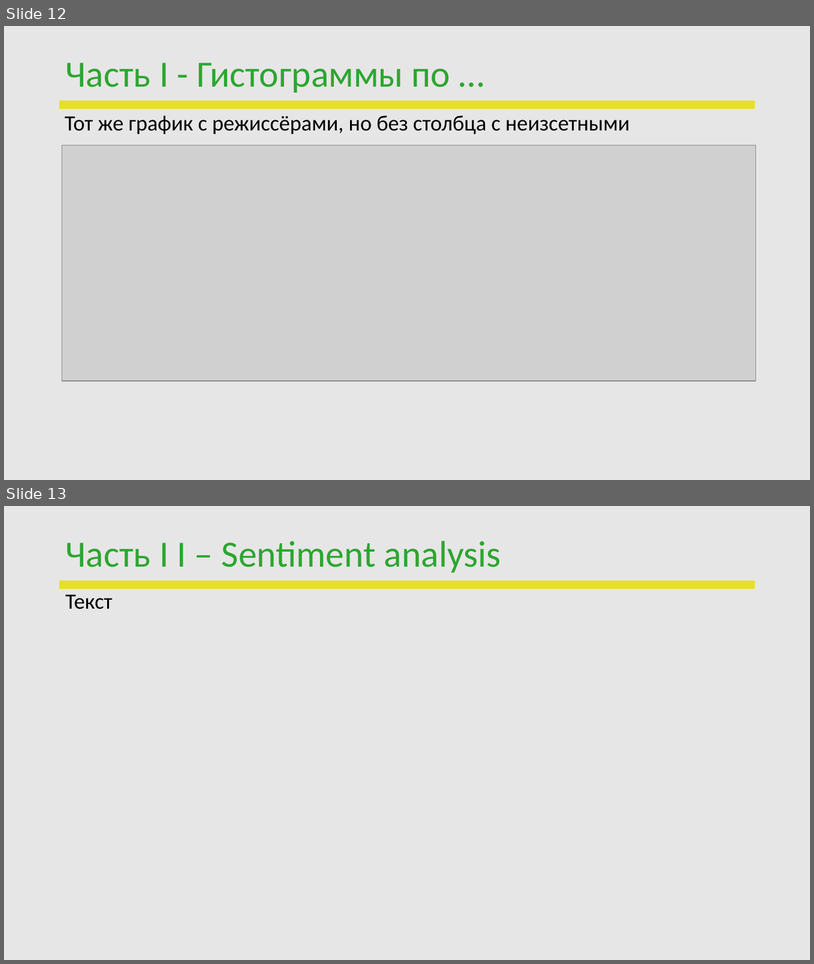
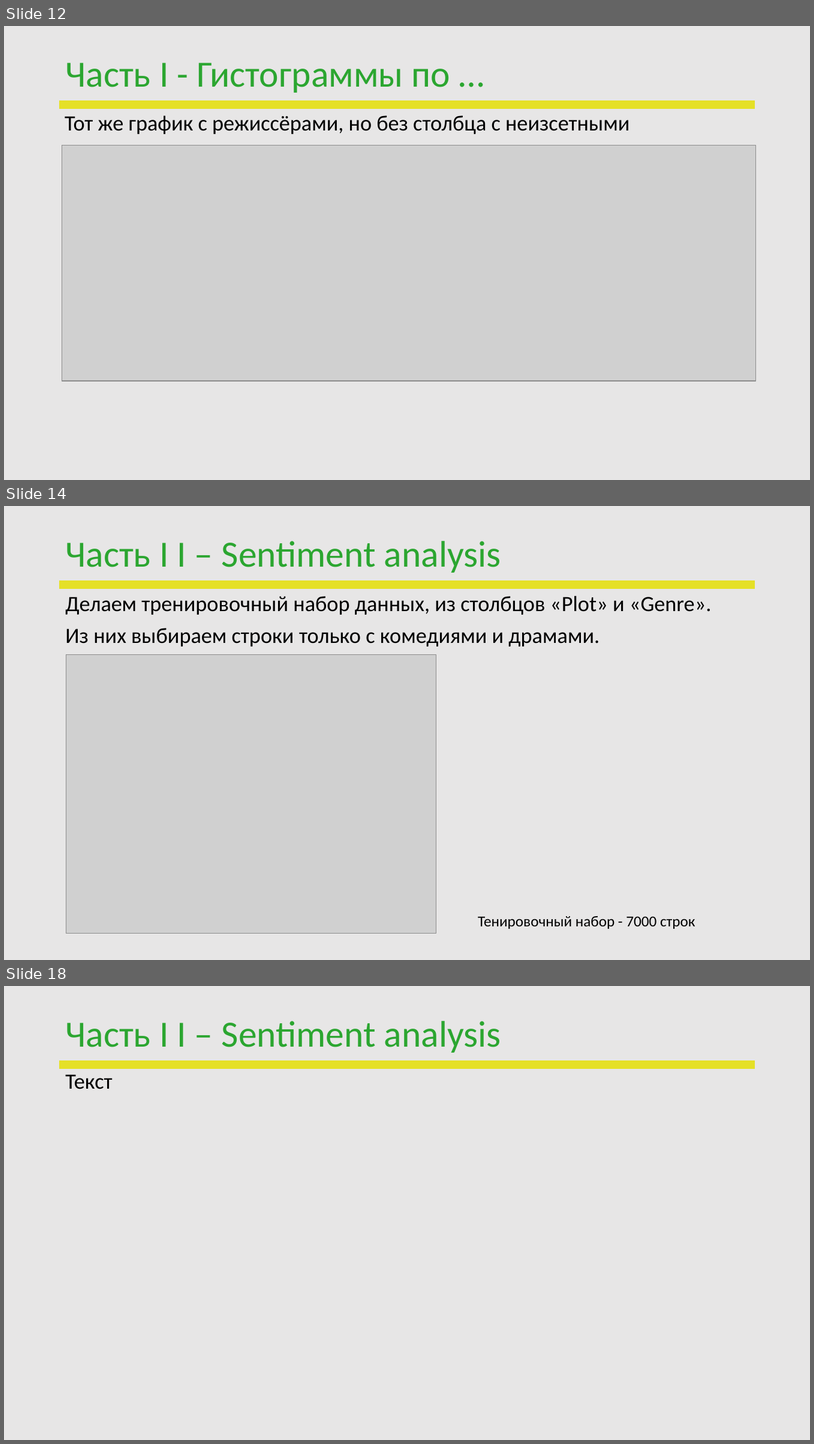
Before and after one commit to PavelVNovikov/DS_april_2022, a slide deck: Diplom/ПЕРЕЗАПУСК_DS_Novikov.pptx. Shown one above the other, each under a label of ours: slides 12 and 13 before the commit, slides 12, 14 and 18 after it; the slides between them are not shown. The pictures are 814x964 and 814x1444 pixels, drawn with LibreOffice and Linux fonts; fonts in the diff are those of the drawing; grey boxes stand for pictures; background and template pictures are left out. Boxes give left, top, right and bottom in pixels: in the first picture for what was removed or moved away, otherwise in the second. Text is boxed around its words. In the diff, an @@ line names an element or a change of style, - is before the commit and + after.

```diff
--- a/Diplom/ПЕРЕЗАПУСК_DS_Novikov.pptx
+++ b/Diplom/ПЕРЕЗАПУСК_DS_Novikov.pptx
@@ slide 14 added at box(4, 506, 810, 960), background #E7E6E6; not listed: 1 template element that a slide beside it also shows @@
@@ title added at box(65, 541, 501, 573), 44 pt, text #2BA630 @@
+Часть I I – Sentiment analysis
@@ text added at box(65, 595, 712, 646), 25.9 pt, text #000000 @@
+Делаем тренировочный набор данных, из столбцов «Plot» и «Genre».
+Из них выбираем строки только с комедиями и драмами.
@@ picture added at box(66, 654, 437, 933) @@
@@ text added at box(478, 916, 696, 928), 18 pt, text #000000 @@
+Тенировочный набор - 7000 строк
@@ what was slide 13 is now slide 18 @@
```
Also in this commit, not shown: 7 other slides added.
